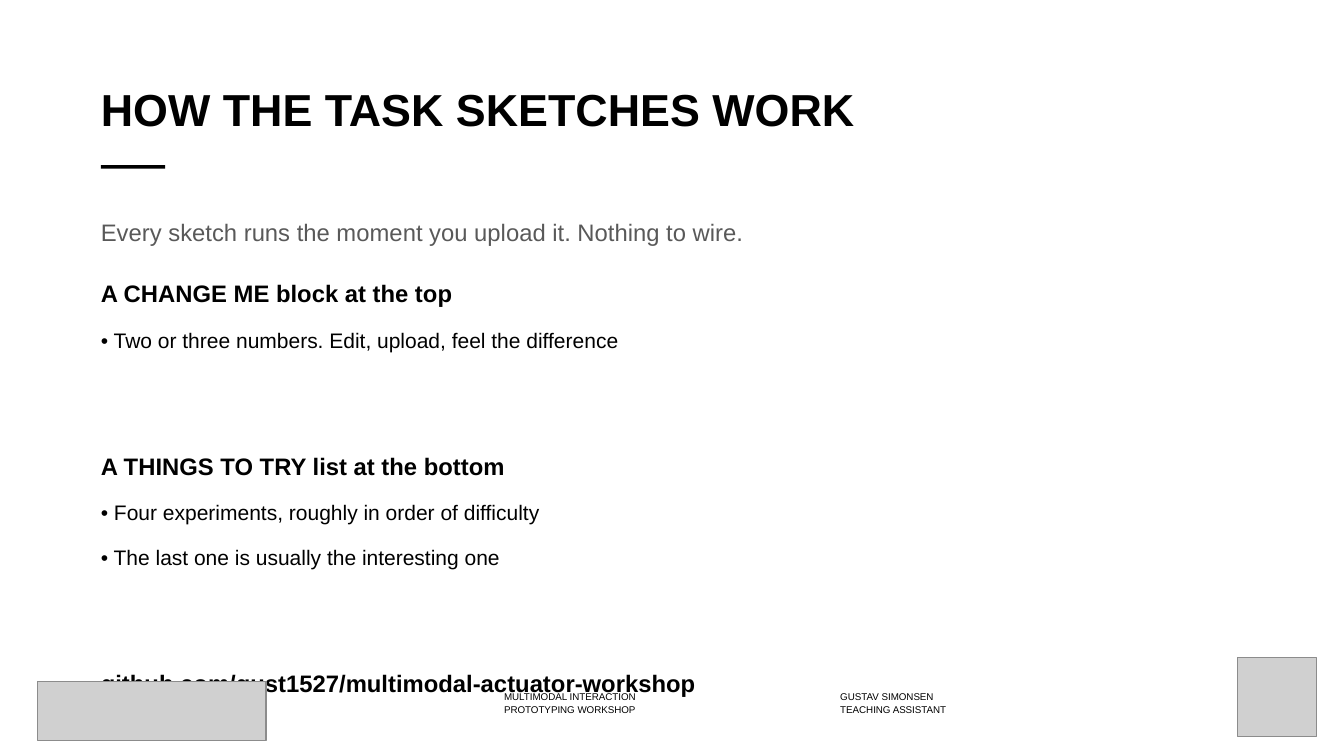
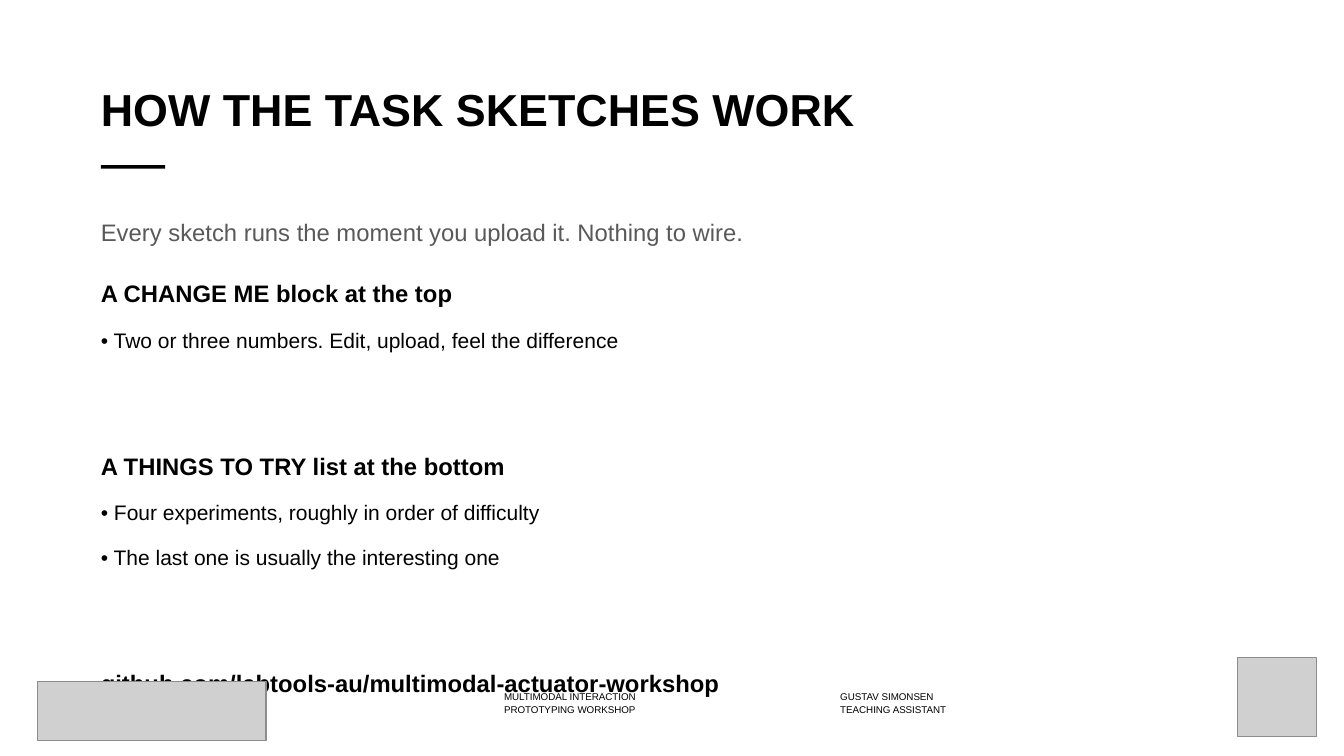
Before and after one commit to labtools-au/multimodal-actuator-workshop, a slide deck: slide 8 of docs/multimodal-actuator-workshop.pptx. Drawn at 1344x756 pixels with LibreOffice and Linux fonts; fonts in the diff are those of the drawing; grey boxes stand for pictures; background and template pictures are left out. Boxes give left, top, right and bottom in pixels: in the first picture for what was removed or moved away, otherwise in the second. Text is boxed around its words. In the diff, an @@ line names an element or a change of style, - is before the commit and + after.

```diff
--- a/docs/multimodal-actuator-workshop.pptx
+++ b/docs/multimodal-actuator-workshop.pptx
@@ text at <box>101,674,719,698</box>: text changed @@
-github.com/gust1527/multimodal-actuator-workshop
+github.com/labtools-au/multimodal-actuator-workshop
```
Also in this commit, not shown: 1 other slide changed, 3 other files.
